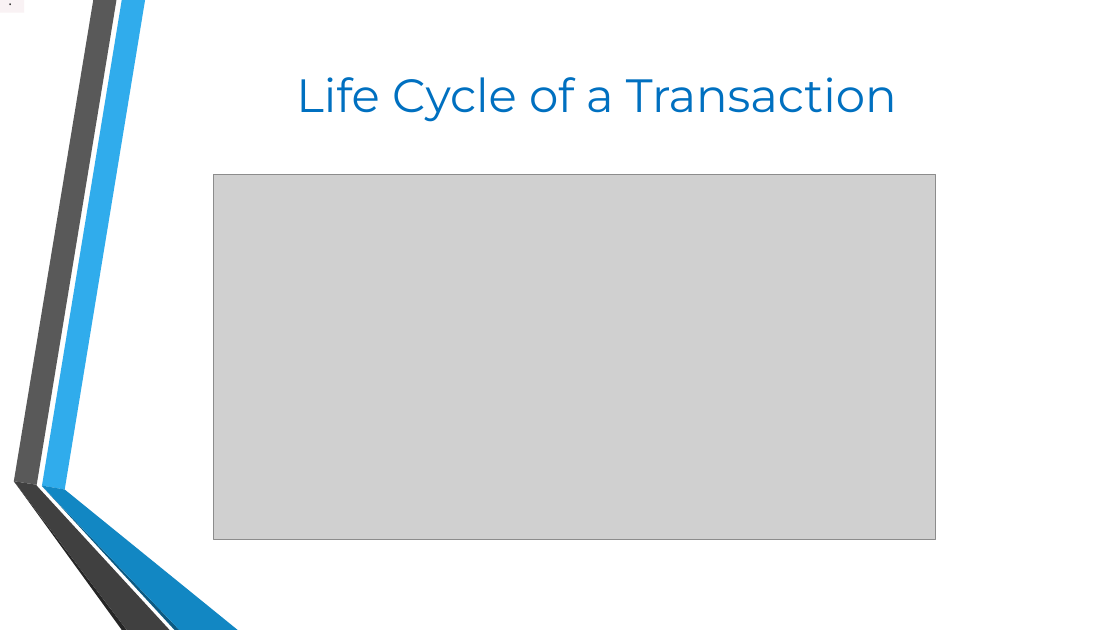
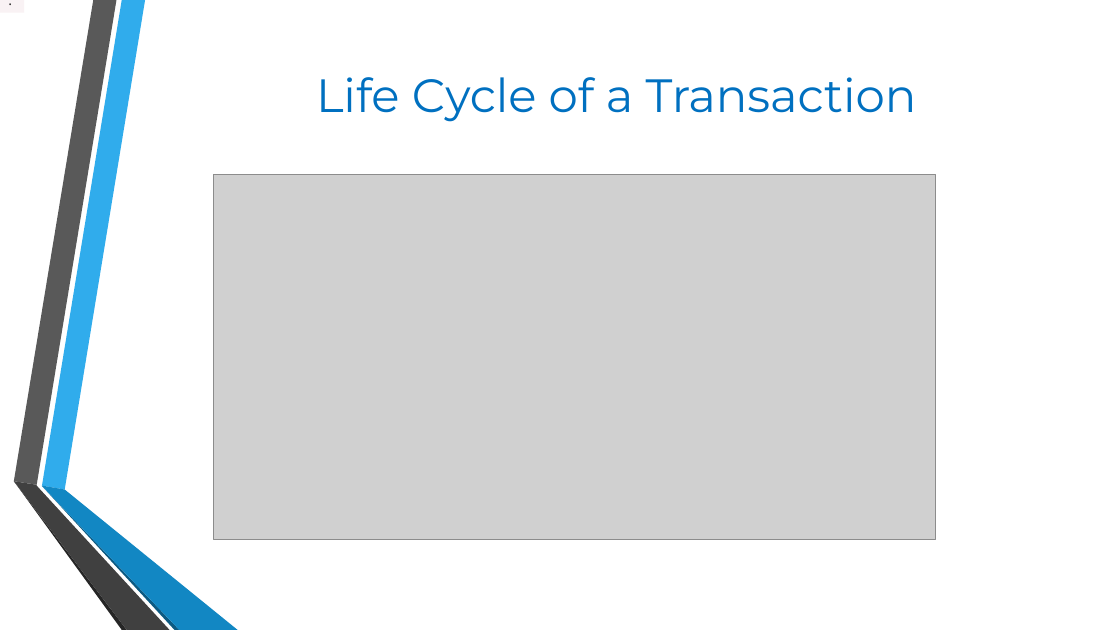
Before and after one commit to SohamPurohit/Team, a slide deck: slide 5 of Shubham.pptx. Drawn at 1120x630 pixels with LibreOffice and Linux fonts; fonts in the diff are those of the drawing; grey boxes stand for pictures; background and template pictures are left out. Boxes give left, top, right and bottom in pixels: in the first picture for what was removed or moved away, otherwise in the second. Text is boxed around its words. In the diff, an @@ line names an element or a change of style, - is before the commit and + after.

```diff
--- a/Shubham.pptx
+++ b/Shubham.pptx
@@ title "Life Cycle of a Transaction": place and size @@
-title "Life Cycle of a Transaction" at [296, 77, 897, 122]
+title "Life Cycle of a Transaction" at [316, 77, 917, 122]
```
Also in this commit, not shown: 2 other slides changed.
